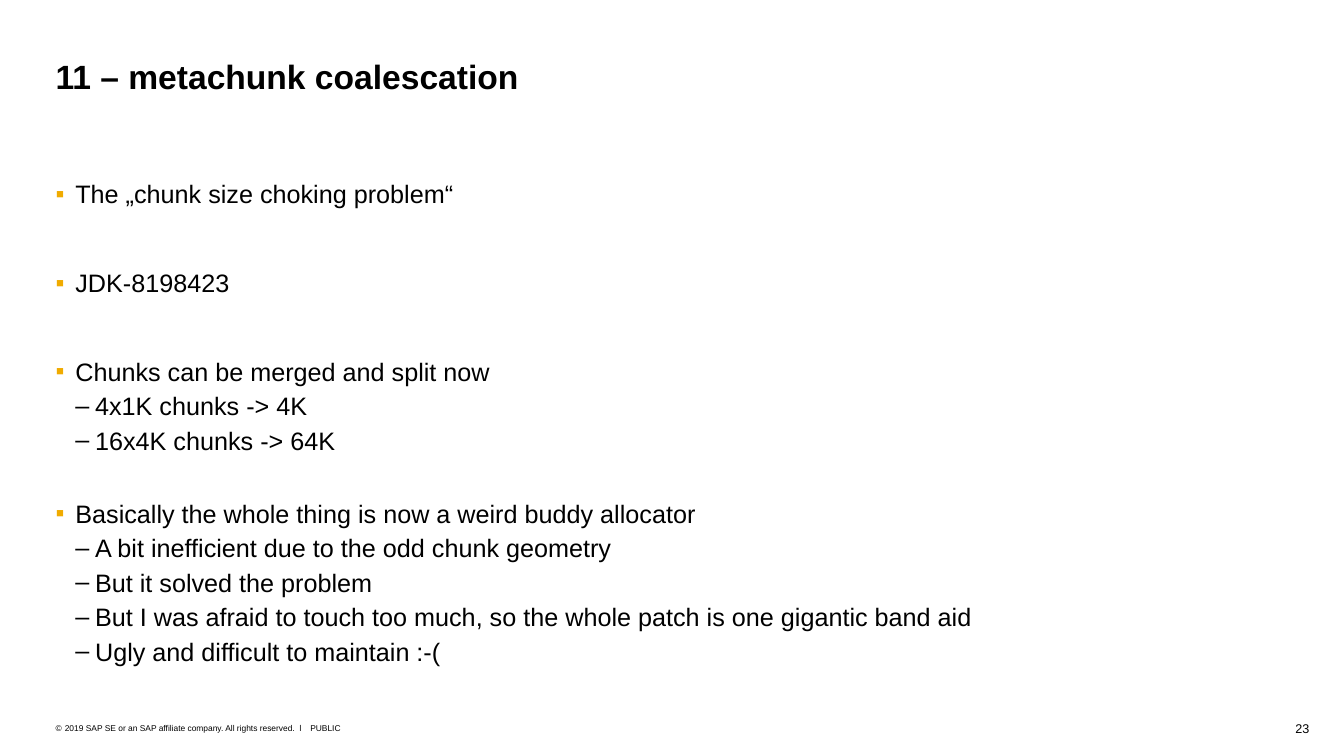
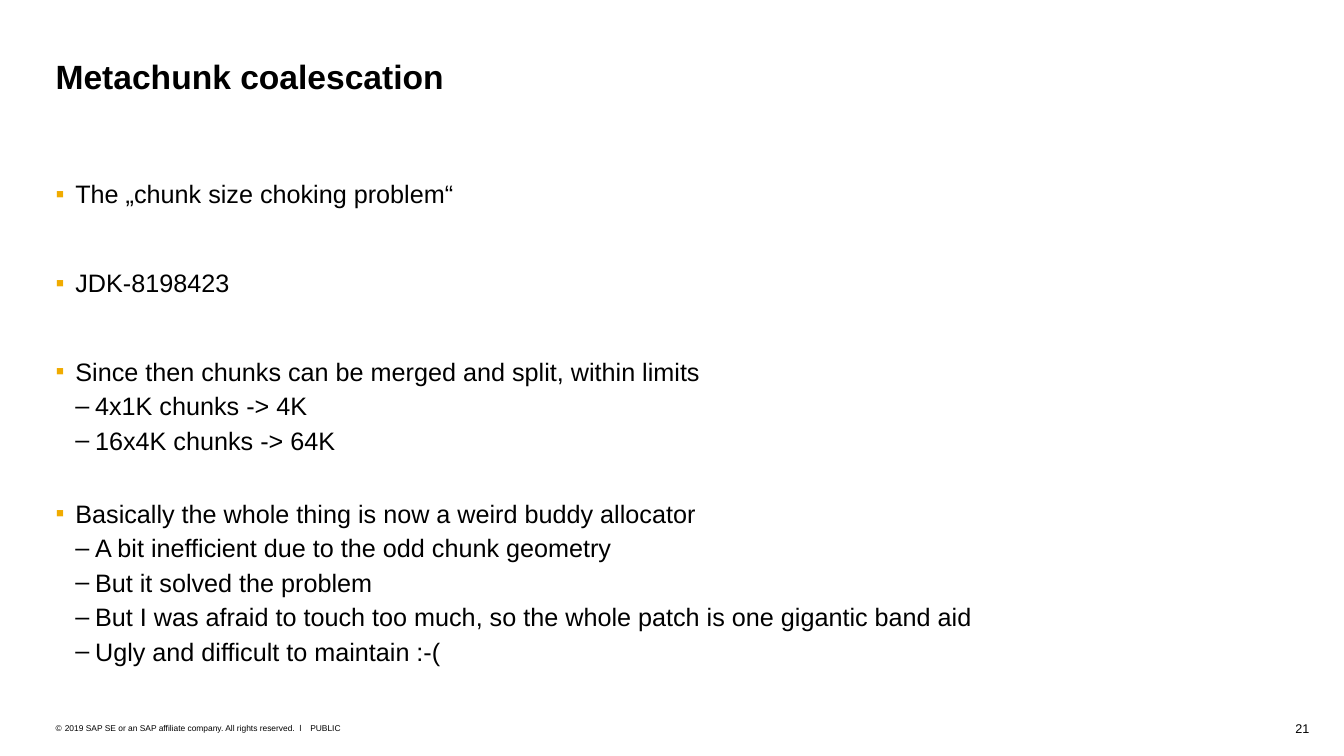
Before and after one commit to tstuefe/JEP387, a slide deck: slide 21 of pres/elastic-metaspace.odp (slide 23 before the commit). Drawn at 1344x756 pixels with LibreOffice and Linux fonts; fonts in the diff are those of the drawing. Boxes give left, top, right and bottom in pixels: in the first picture for what was removed or moved away, otherwise in the second. Text is boxed around its words. In the diff, an @@ line names an element or a change of style, - is before the commit and + after.

```diff
--- a/pres/elastic-metaspace.odp
+++ b/pres/elastic-metaspace.odp
@@ title at (x1=56, y1=64, x2=443, y2=90): text changed @@
-11 – metachunk coalescation
+Metachunk coalescation
@@ text at (x1=75, y1=362, x2=699, y2=386): text changed @@
-  ▪ Chunks can be merged and split now
+  ▪ Since then chunks can be merged and split, within limits
@@ page number at (x1=1295, y1=724, x2=1309, y2=733): text changed @@
-23
+21
```
Also in this commit, not shown: 28 other slides changed, 1 slide added, 1 slide removed, 1 other file.
